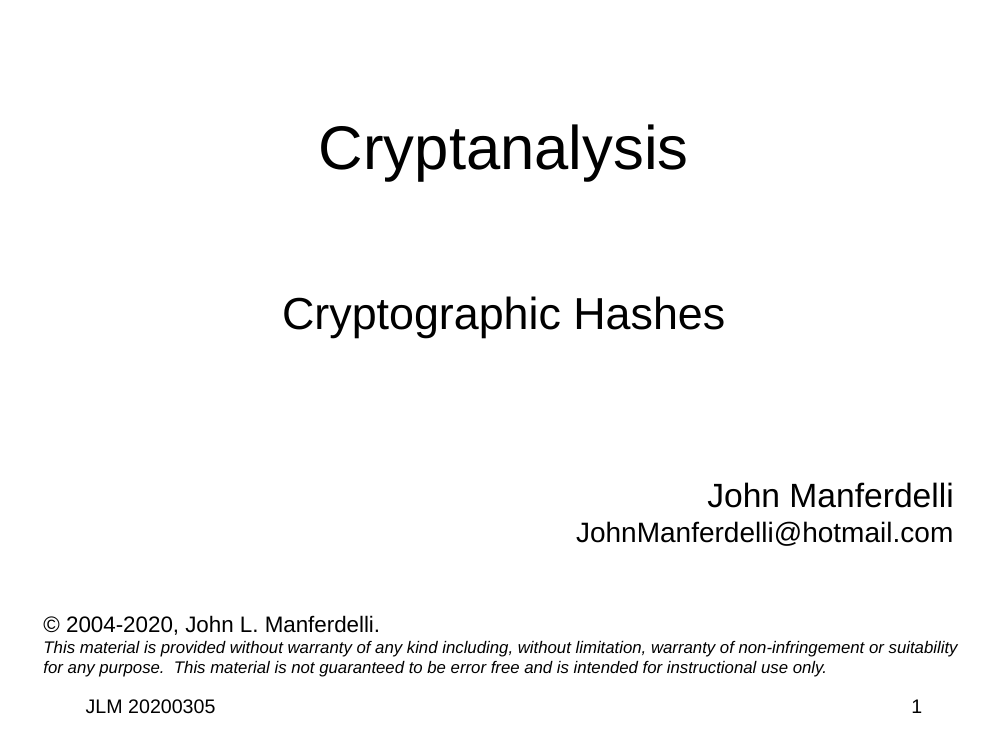
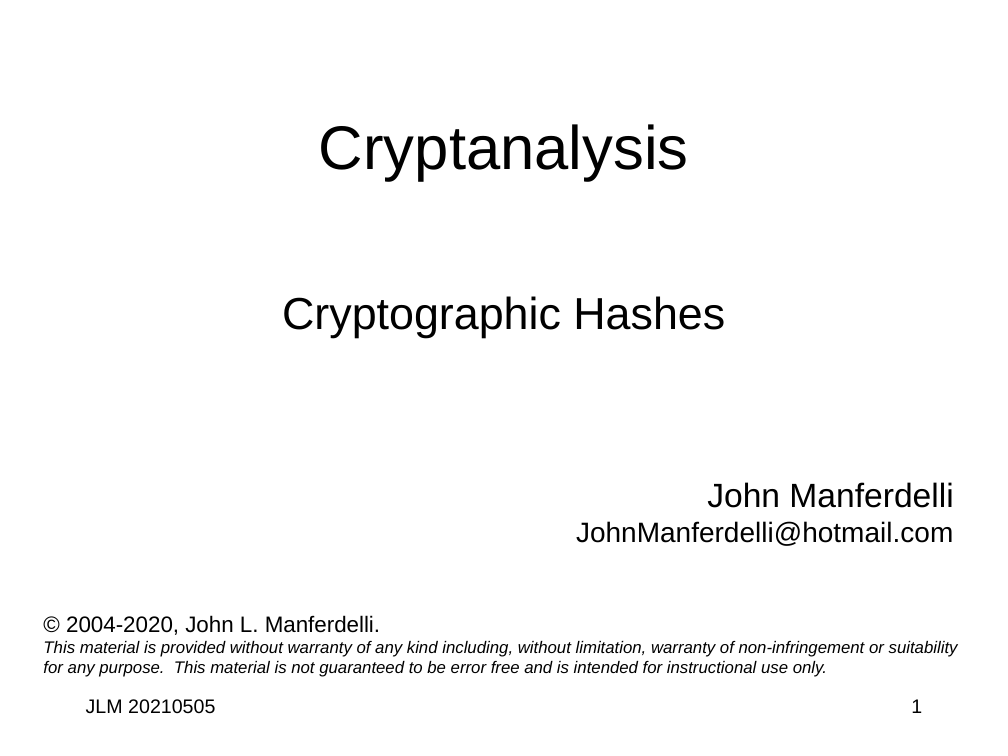
Before and after one commit to jlmucb/class_notes, a slide deck: slide 1 of BerkeleyClass/CS290Spring2013/Lectures/Cryptoclass6.pptx. Drawn at 1008x756 pixels with LibreOffice and Linux fonts; fonts in the diff are those of the drawing. Boxes give left, top, right and bottom in pixels: in the first picture for what was removed or moved away, otherwise in the second. Text is boxed around its words. In the diff, an @@ line names an element or a change of style, - is before the commit and + after.

```diff
--- a/BerkeleyClass/CS290Spring2013/Lectures/Cryptoclass6.pptx
+++ b/BerkeleyClass/CS290Spring2013/Lectures/Cryptoclass6.pptx
@@ text at [86,699,215,714]: text changed @@
-JLM 20200305
+JLM 20210505
```
Also in this commit, not shown: 1 other slide changed, 1 other file.
